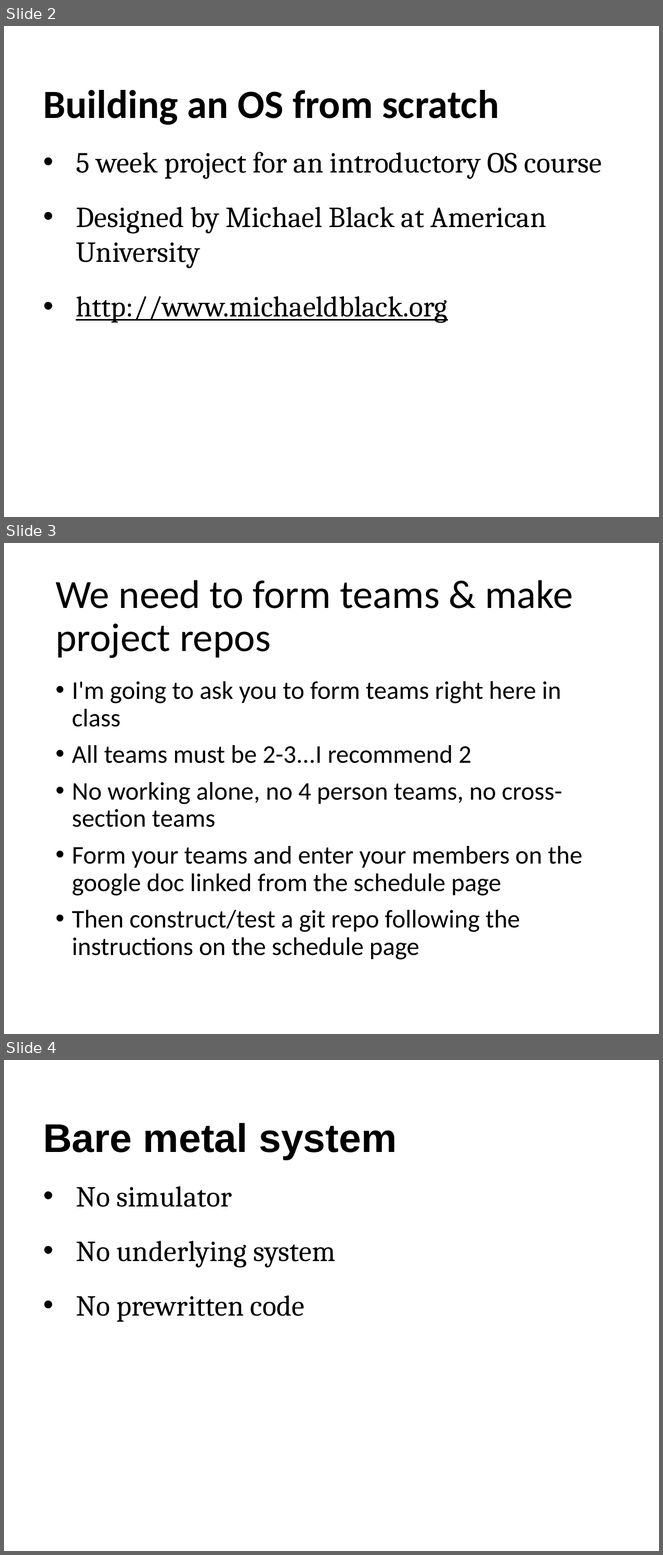
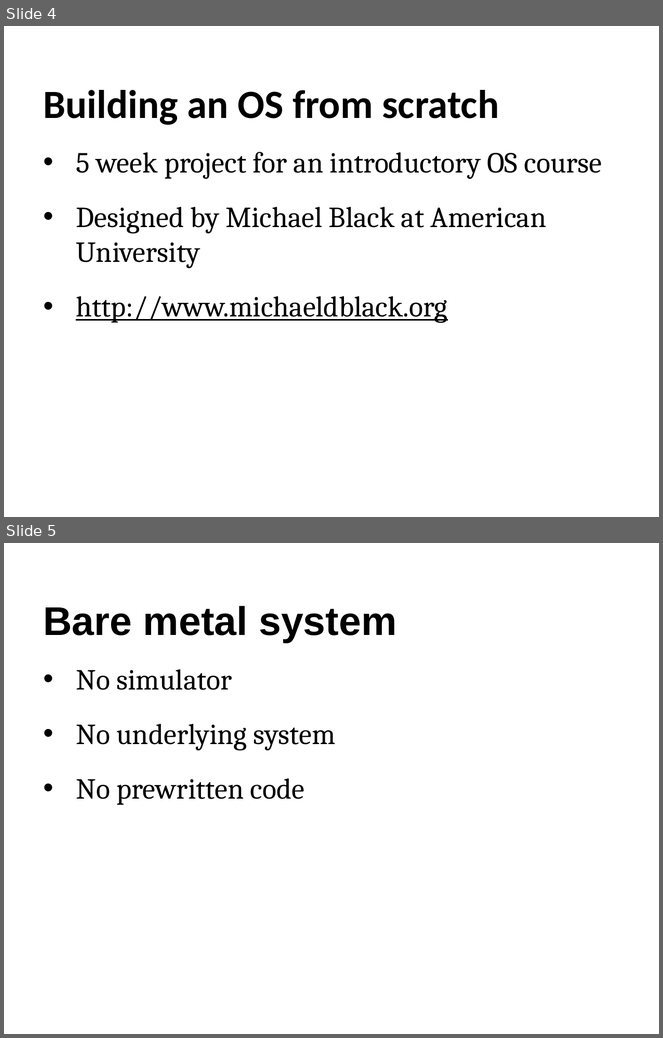
Before and after one commit to RHIT-CSSE/csse332, a slide deck: ClassMaterials/ProjectKickoff/ProjectKickoff.pptx. Shown one above the other, each under a label of ours: slides 2, 3 and 4 before the commit, slides 4 and 5 after it. The pictures are 663x1555 and 663x1038 pixels, drawn with LibreOffice and Linux fonts; fonts in the diff are those of the drawing. Boxes give left, top, right and bottom in pixels: in the first picture for what was removed or moved away, otherwise in the second. Text is boxed around its words. In the diff, an @@ line names an element or a change of style, - is before the commit and + after.

Commit message:
ProjectKickoff videos

```diff
--- a/ClassMaterials/ProjectKickoff/ProjectKickoff.pptx
+++ b/ClassMaterials/ProjectKickoff/ProjectKickoff.pptx
@@ slide 3 removed at box(4, 543, 659, 1034), background #FFFFFF @@
@@ title removed at box(55, 580, 573, 658) @@
-We need to form teams & make project repos
@@ text removed at box(72, 681, 582, 960) @@
-• I'm going to ask you to form teams right here in class
-• All teams must be 2-3...I recommend 2
-• No working alone, no 4 person teams, no cross-section teams
-• Form your teams and enter your members on the google doc linked from the schedule page
-• Then construct/test a git repo following the instructions on the schedule page
@@ what was slide 2 is now slide 4 @@
@@ what was slide 4 is now slide 5 @@
```
Also in this commit, not shown: 4 slides changed, 2 slides added, 6 other slides removed, 1 other file.
